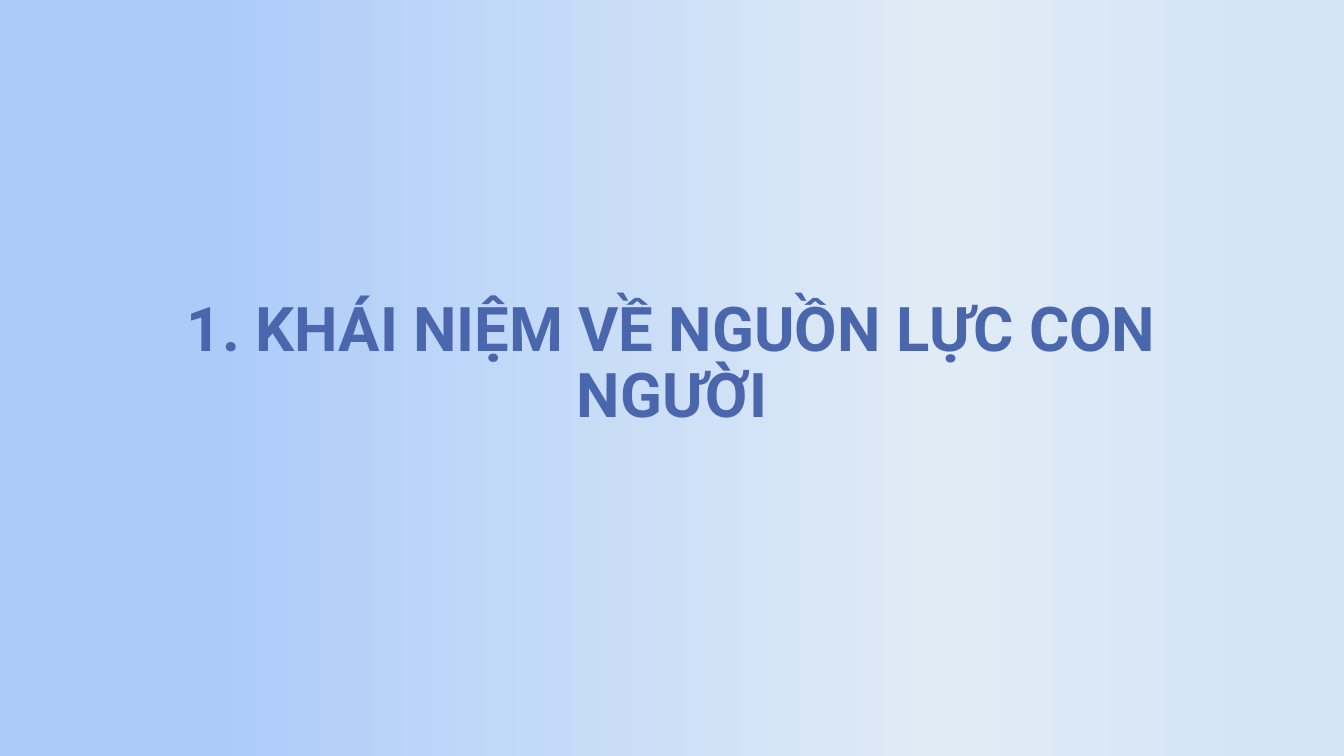
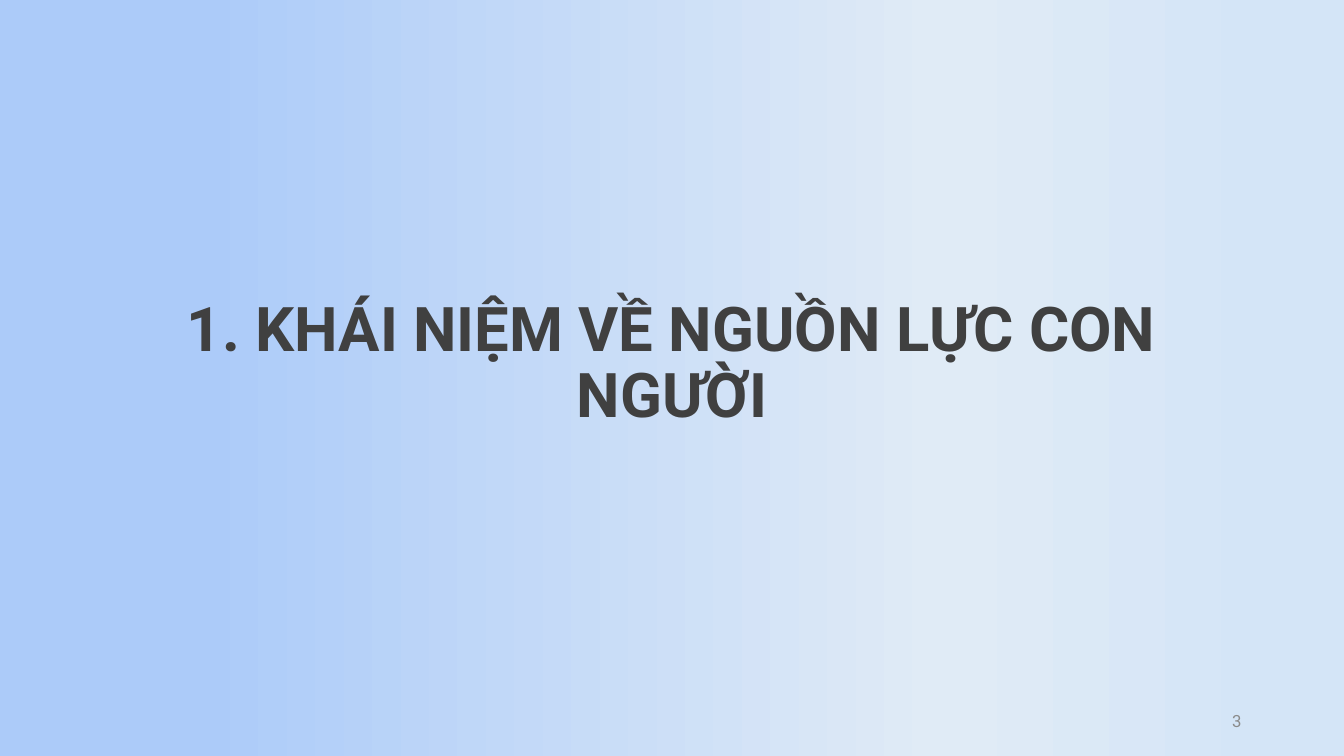
Before and after one commit to lamtvu/DuongLoi, a slide deck: slide 3 of PP_DL.pptx. Drawn at 1344x756 pixels with LibreOffice and Linux fonts; fonts in the diff are those of the drawing. Boxes give left, top, right and bottom in pixels: in the first picture for what was removed or moved away, otherwise in the second. Text is boxed around its words. In the diff, an @@ line names an element or a change of style, - is before the commit and + after.

```diff
--- a/PP_DL.pptx
+++ b/PP_DL.pptx
@@ title "1. KHÁI NIỆM VỀ NGUỒN ..." at <box>187,295,1155,418</box>: text colour #4A66AC to pattern #808080 on #404040 @@
@@ page number added at <box>1232,715,1241,727</box>, 12 pt, text #8C8C8C @@
+3
```
Also in this commit, not shown: 13 other slides changed, 1 other file.
